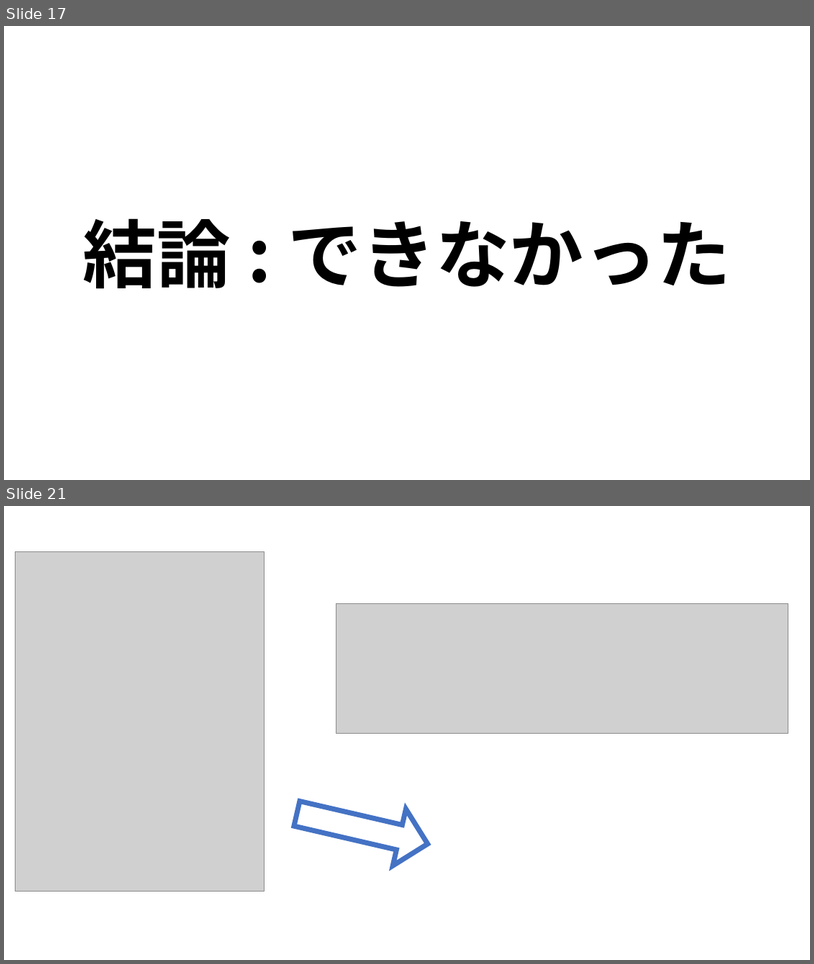
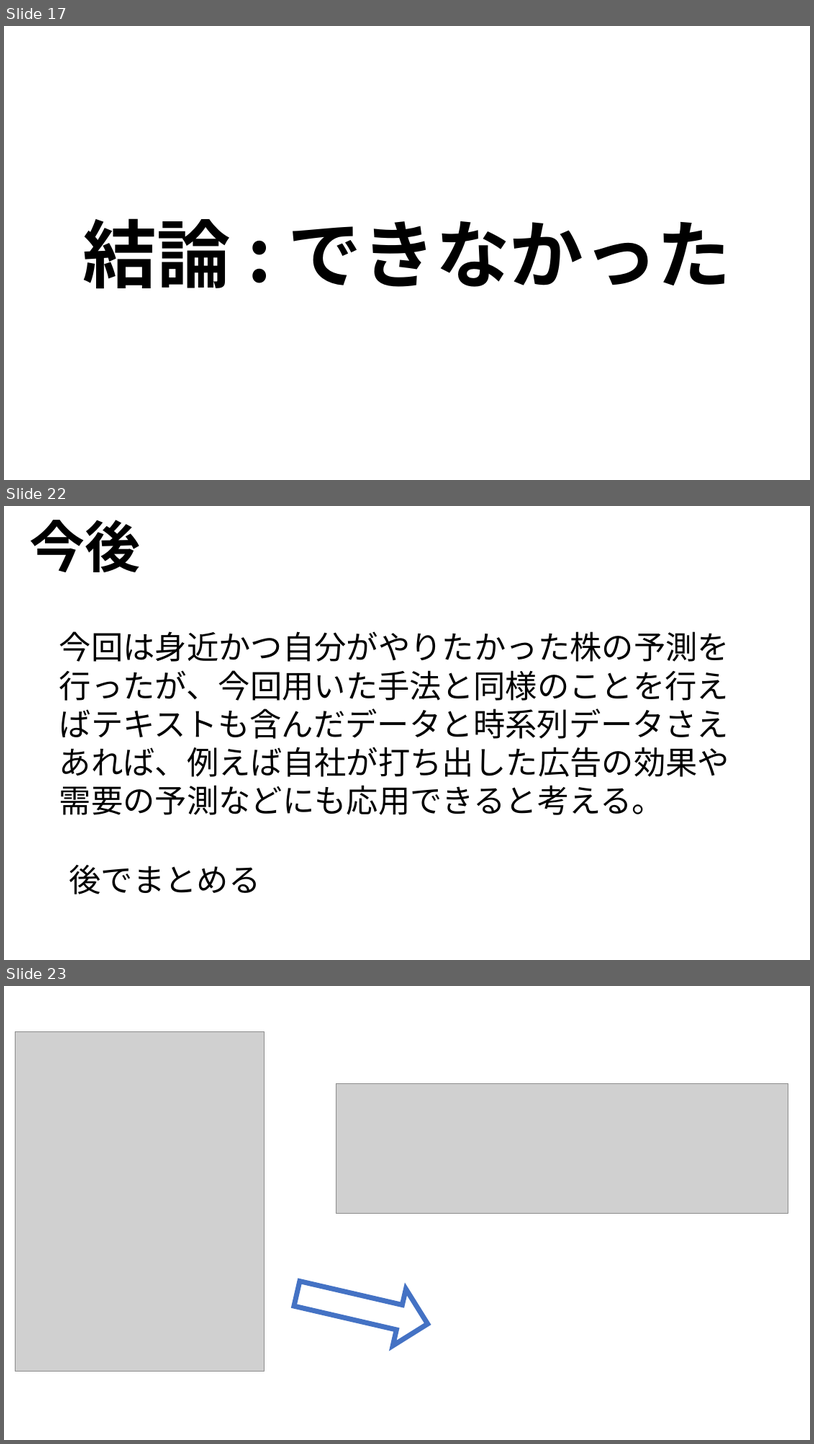
Before and after one commit to ryoww/PBL_stock, a slide deck: 最終報告.pptx. Shown one above the other, each under a label of ours: slides 17 and 21 before the commit, slides 17, 22 and 23 after it; the slides between them are not shown. The pictures are 814x964 and 814x1444 pixels, drawn with LibreOffice and Linux fonts; fonts in the diff are those of the drawing; grey boxes stand for pictures. Boxes give left, top, right and bottom in pixels: in the first picture for what was removed or moved away, otherwise in the second. Text is boxed around its words. In the diff, an @@ line names an element or a change of style, - is before the commit and + after.

```diff
--- a/最終報告.pptx
+++ b/最終報告.pptx
@@ slide 22 added at <box>4,506,810,960</box>, background #FFFFFF @@
@@ text added at <box>30,520,141,572</box>, 66 pt, text #000000, bold @@
+今後
@@ text added at <box>59,631,730,815</box>, 38 pt, text #000000 @@
+今回は身近かつ自分がやりたかった株の予測を行ったが、今回用いた手法と同様のことを行えばテキストも含んだデータと時系列データさえあれば、例えば自社が打ち出した広告の効果や需要の予測などにも応用できると考える。
@@ text added at <box>69,865,260,894</box>, 38 pt, text #000000 @@
+後でまとめる
@@ what was slide 21 is now slide 23 @@
```
Also in this commit, not shown: 3 slides changed, 2 other slides added, 1 slide removed.
